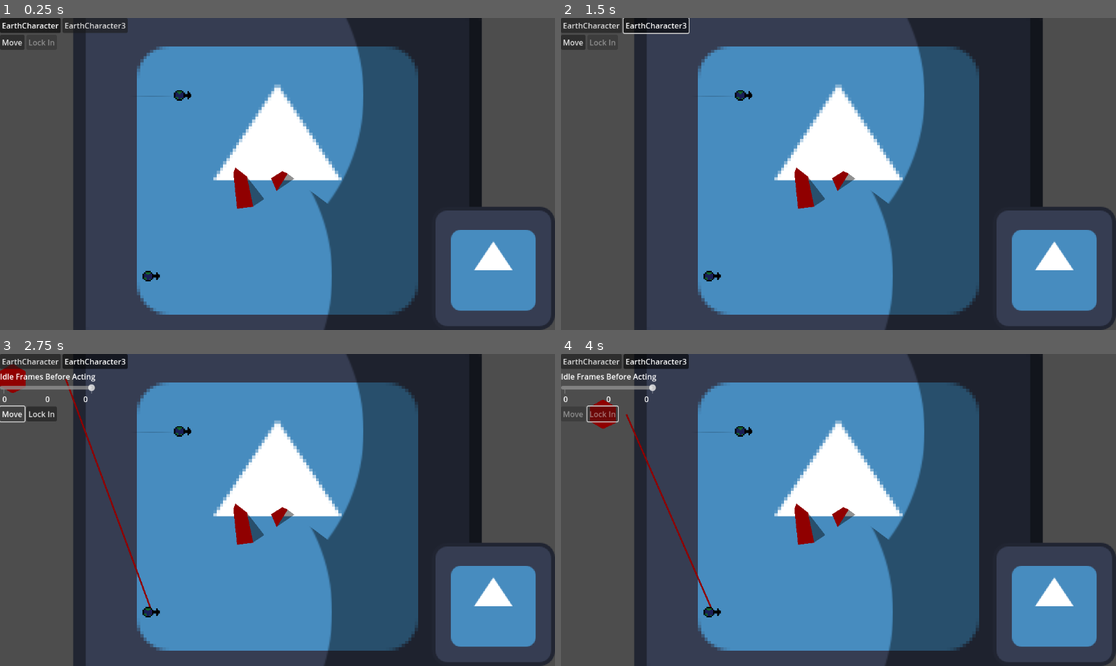
Above: before the commit, frames 1-4 (two rows, left to right).
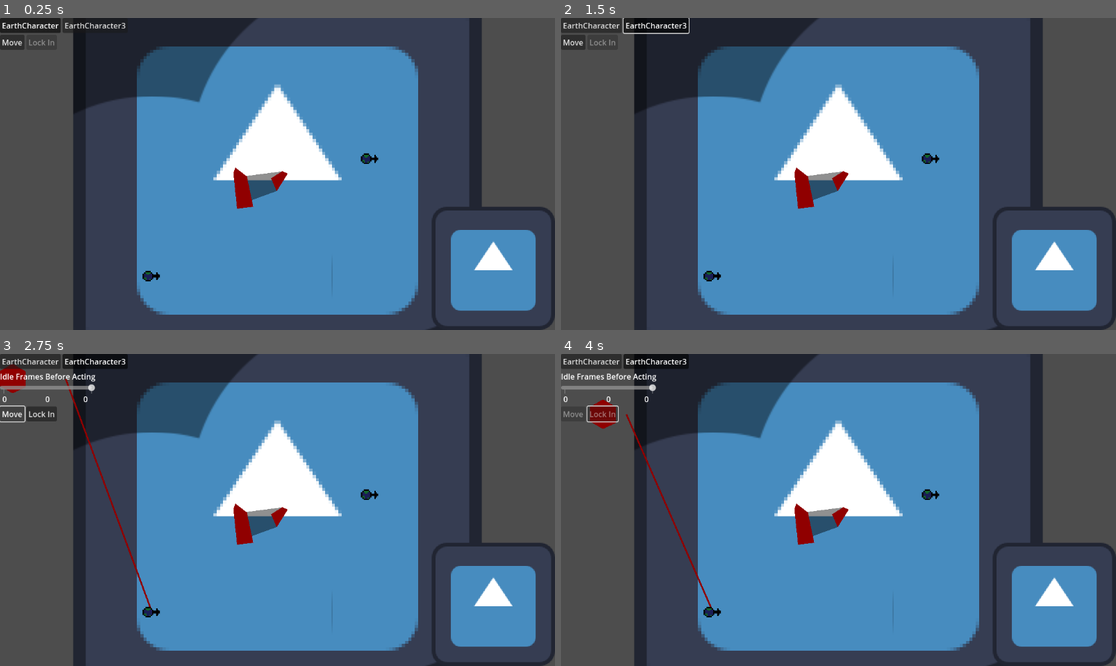
Above: after the commit, the same moments.

Repository: karpada2/space_moba
Game: Godot game, scene res://GameRoots/TestingRoot.tscn
Two runs of this game, one before a commit and one after it. Both use one fixed random seed, a clock stepped at 60 frames per second and the inputs below. The project has no main scene, so this scene is started directly. The engine's default icon, where the game draws it, is replaced by a stand-in: a white triangle on a blue panel in a dark square.
Inputs:
- Up to frame 1 (0.25 s): no input
- Up to frame 2 (1.5 s): click "EarthCharacter" at 0.5 s; click "EarthCharacter3" at 1.25 s
- Up to frame 3 (2.75 s): click "Move" at 2 s
- Up to frame 4 (4 s): click "Move" at 2.75 s; click "Lock In" at 3.5 s

The runs differ from the first frame. In frame 1, 27% of the frame differs, in the area x 15-85%, y 0-100%; in frame 2, 26%; in frame 3, 26%; in frame 4, 26%.

Commit message:
still debugging detection

Diff:
--- a/Entities/Characters/CharacterBase.gd
+++ b/Entities/Characters/CharacterBase.gd
@@ -121,9 +121,9 @@
 func reveal_visible_enemies() -> void:
 	self.show()
 	detection_area.enable()
-	for area: Area2D in detection_area.vision_cone_area.get_overlapping_areas():
-		if area is HurtboxComponent:
-			area.reveal()
+	for node: Node2D in get_visible_enemies():
+		if node is CharacterBase:
+			node.reveal()
 
 func get_visible_enemies() -> Array[CharacterBase]:
 	return detection_area.get_visible_enemies()
--- a/Entities/Components/DetectionAreaComponent.gd
+++ b/Entities/Components/DetectionAreaComponent.gd
@@ -39,7 +39,8 @@
 	if working:
 		vision_cone_2d.recalculate_vision(true)
 		for node: Node2D in vision_cone_area.get_overlapping_bodies():
+			print(node.name)
 			if node is CharacterBase:
-				if (node.my_team == Enums.Team.EVIL and my_team == Enums.Team.GOOD) or (node.my_team == Enums.Team.GOOD and my_team == Enums.Team.EVIL):
+				if (node.my_team == Enums.Team.EVIL and my_team == Enums.Team.GOOD) or (node.my_team == Enums.Team.GOOD and my_team == Enums.Team.EVIL) or (node.my_team == Enums.Team.NONE):
 					visible_enemies.append(node)
 	return visible_enemies
--- a/GameRoots/GameRoot.gd
+++ b/GameRoots/GameRoot.gd
@@ -21,13 +21,15 @@
 func get_all_visible_characters(team: Enums.Team) -> Array[CharacterBase]
 
 func reveal_as_needed(team: Enums.Team) -> void:
-	var all_characters: Array[CharacterBase] = get_all_characters()
-	var visible_characters: Array[CharacterBase] = get_all_visible_characters(team)
-	for character: CharacterBase in all_characters:
-		if character in visible_characters:
-			character.reveal()
-		else:
-			character.unreveal()
+	pass
+	#var all_characters: Array[CharacterBase] = get_all_characters()
+	#
+	#for character: CharacterBase in all_characters:
+		#character.unreveal()
+	#
+	#for character: CharacterBase in get_characters_in_team(team):
+		#character.reveal()
+		#character.reveal_visible_enemies()
 
 @abstract
 func get_all_characters() -> Array[CharacterBase]
--- a/GameRoots/TestingRoot.gd
+++ b/GameRoots/TestingRoot.gd
@@ -25,7 +25,21 @@
 	advance_turn_phase()
 
 func action_choosing_started(team: Enums.Team) -> void:
-	reveal_as_needed(team)
+	get_tree().call_group("Characters", "unreveal")
+	for node: Node in get_tree().get_nodes_in_group("Characters"):
+		if node is CharacterBase and node.my_team == team:
+			(node as CharacterBase).reveal_visible_enemies()
+
+func action_choosing_advance(team: Enums.Team) -> void:
+	var all_characters: Array[CharacterBase] = get_all_characters()
+
+	var visible_characters: Array[CharacterBase] = get_all_visible_characters(team)
+
+	for character: CharacterBase in all_characters:
+		if character in visible_characters:
+			character.reveal()
+		else:
+			character.unreveal()
 
 func action_choosing_ended(_team: Enums.Team) -> void:
 	advance_turn_phase()
@@ -57,7 +71,6 @@
 			if enemy not in all_visible_characters:
 				all_visible_characters.append(enemy)
 
-	print(all_visible_characters)
 	return all_visible_characters
 
 func get_all_characters(force_update: bool = false) -> Array[CharacterBase]:
--- a/GameRoots/TestingRoot.tscn
+++ b/GameRoots/TestingRoot.tscn
@@ -60,7 +60,7 @@
 layout_mode = 2
 
 [node name="EarthCharacter" parent="." groups=["VisibleEntities"] instance=ExtResource("4_so4lt")]
-position = Vector2(-574, -480)
+position = Vector2(566, -93)
 my_team = 1
 
 [node name="EarthCharacter2" parent="." groups=["VisibleEntities"] instance=ExtResource("4_so4lt")]
--- a/HUD/ActionChoosing/ActionChoosingInterface.gd
+++ b/HUD/ActionChoosing/ActionChoosingInterface.gd
@@ -45,8 +45,6 @@
 	lock_in_button.pressed.connect(_on_lock_in_button_pressed)
 
 func set_character(character: CharacterBase) -> void:
-	print("action choosing interface character set:", character.get_display_name())
-
 	if last_character:
 		action_chosen.disconnect(last_character.action_selected)
 		action_focused.disconnect(last_character.action_focused)
--- a/Turns/TurnChoosingManager.gd
+++ b/Turns/TurnChoosingManager.gd
@@ -18,6 +18,7 @@
 func _physics_process(_delta: float) -> void:
 	if is_choosing_now():
 		action_choosing_interface.last_character.action_choosing_advance()
+		TestingRoot.get_game_root().action_choosing_advance(current_choosing_team)
 
 func create_action_chooser_character_switcher_button_group() -> ButtonGroup:
 	var temp: ButtonGroup = ButtonGroup.new()
